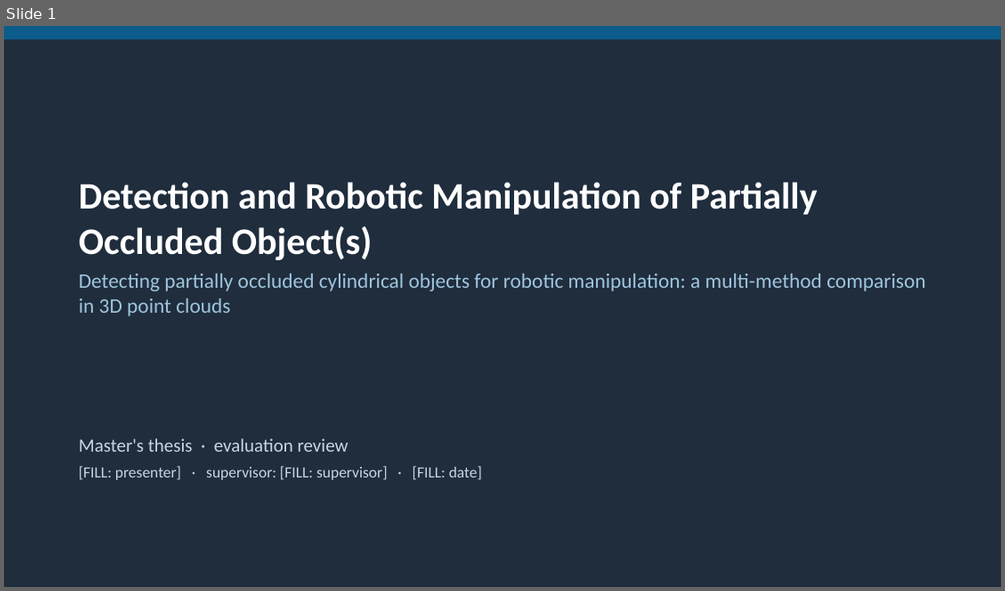
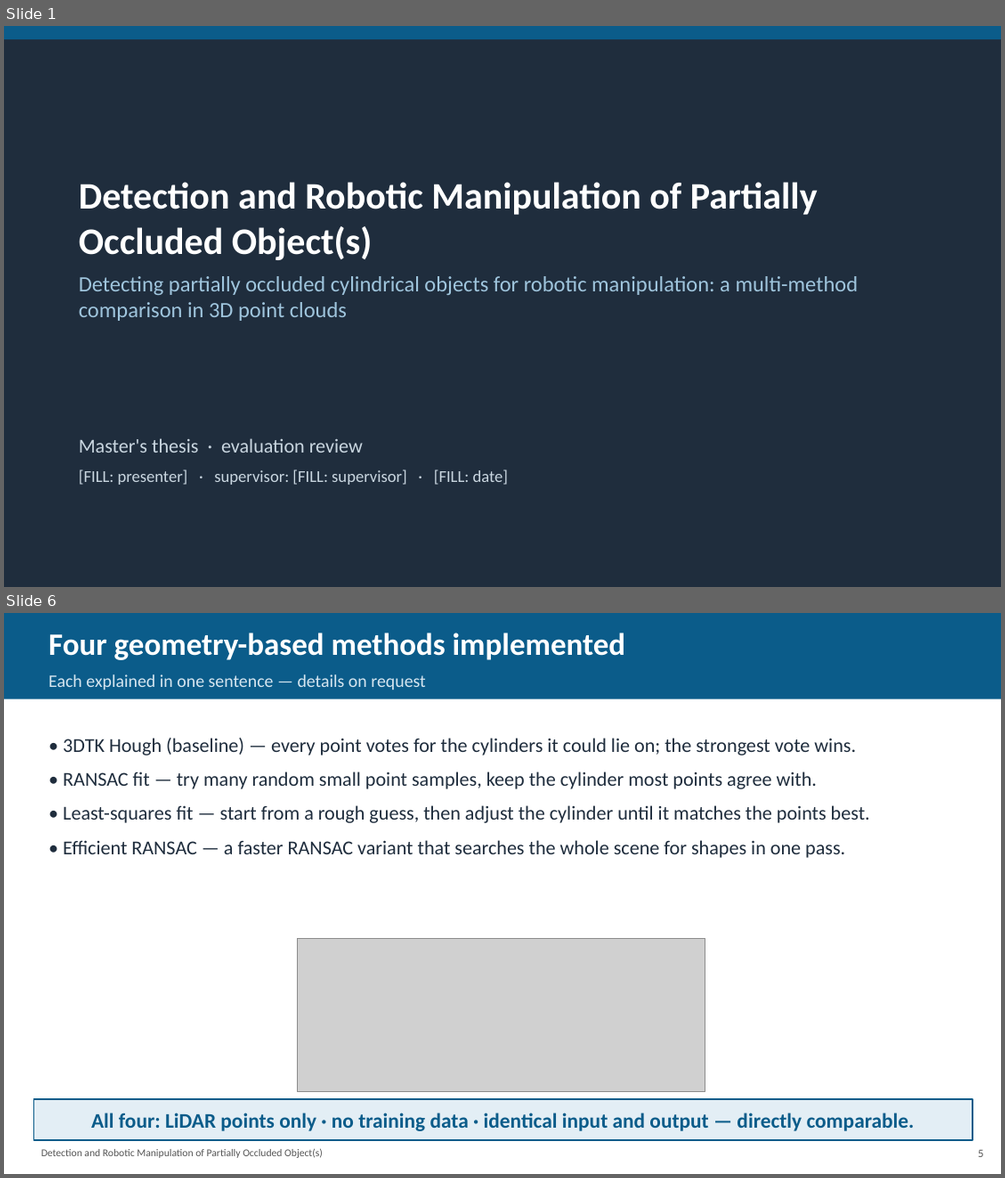
Before and after one commit to coder-1011/barrel-detection, a slide deck: researchwrite/evaluation_presentation.pptx. Shown one above the other, each under a label of ours: slide 1 before the commit, slides 1 and 6 after it; the slides between them are not shown. The pictures are 1005x591 and 1005x1178 pixels, drawn with LibreOffice and Linux fonts; fonts in the diff are those of the drawing; grey boxes stand for pictures. Boxes give left, top, right and bottom in pixels: in the first picture for what was removed or moved away, otherwise in the second. Text is boxed around its words. In the diff, an @@ line names an element or a change of style, - is before the commit and + after.

Commit message:
Rework evaluation deck per supervisor feedback: big fonts, plain-language intro/fitting slides, split experiments, BarrelNet slides (synth data, epoch comparison, pile result), risks with mitigations

```diff
--- a/researchwrite/evaluation_presentation.pptx
+++ b/researchwrite/evaluation_presentation.pptx
@@ slide 6 added at [4,613,1001,1174], background #FFFFFF @@
@@ rectangle added at [4,613,1001,699], fill #0B5C8A @@
@@ text added at [48,633,625,690], 17 pt, text #D6E6F0 @@
+Four geometry-based methods implemented
+Each explained in one sentence — details on request
@@ text added at [63,738,870,858], 19 pt, text #1F2D3D @@
+• 3DTK Hough (baseline) — every point votes for the cylinders it could lie on; the strongest vote wins.
+• RANSAC fit — try many random small point samples, keep the cylinder most points agree with.
+• Least-squares fit — start from a rough guess, then adjust the cylinder until it matches the points best.
+• Efficient RANSAC — a faster RANSAC variant that searches the whole scene for shapes in one pass.
@@ picture added at [298,938,705,1092] @@
@@ rectangle added at [34,1099,972,1140], fill #E3EEF5, outline #0B5C8A 1.5 pt, 20 pt, text #0B5C8A, bold @@
+All four: LiDAR points only · no training data · identical input and output — directly comparable.
@@ text added at [41,1148,323,1158], 10 pt, text #555555 @@
+Detection and Robotic Manipulation of Partially Occluded Object(s)
@@ text added at [978,1150,983,1157], 11 pt, text #555555 @@
+5
@@ slide 1 changed as well @@
@@ text "Detection and Robotic Manipulation of ..." at [79,182,858,321]: size 20 to 21 pt in "Detecting partially occluded cylindrical objects for robotic ..."; more space between paragraphs @@
@@ text "Master's thesis · evaluation review" at [79,438,509,484]: size 18 to 19 pt in "Master's thesis · evaluation review"; size 15 to 16 pt in "[FILL: presenter] · supervisor: [FILL: supervisor] · ..."; more space between paragraphs @@
```
Also in this commit, not shown: 16 other slides added, 9 slides removed, 15 other files.
